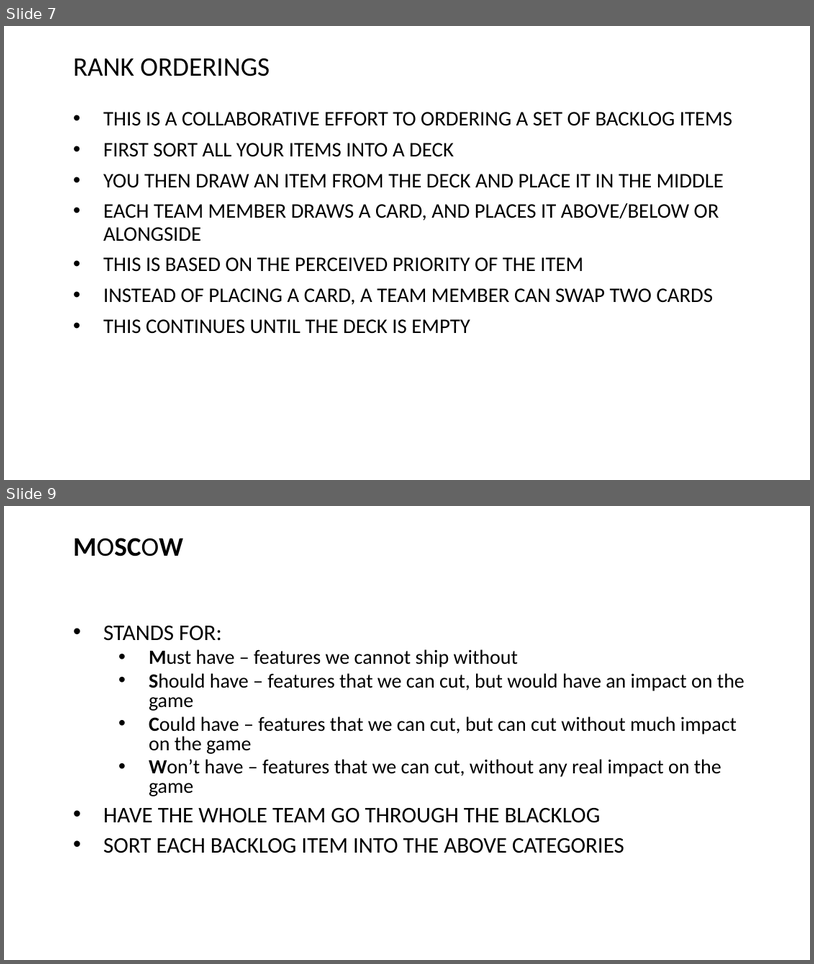
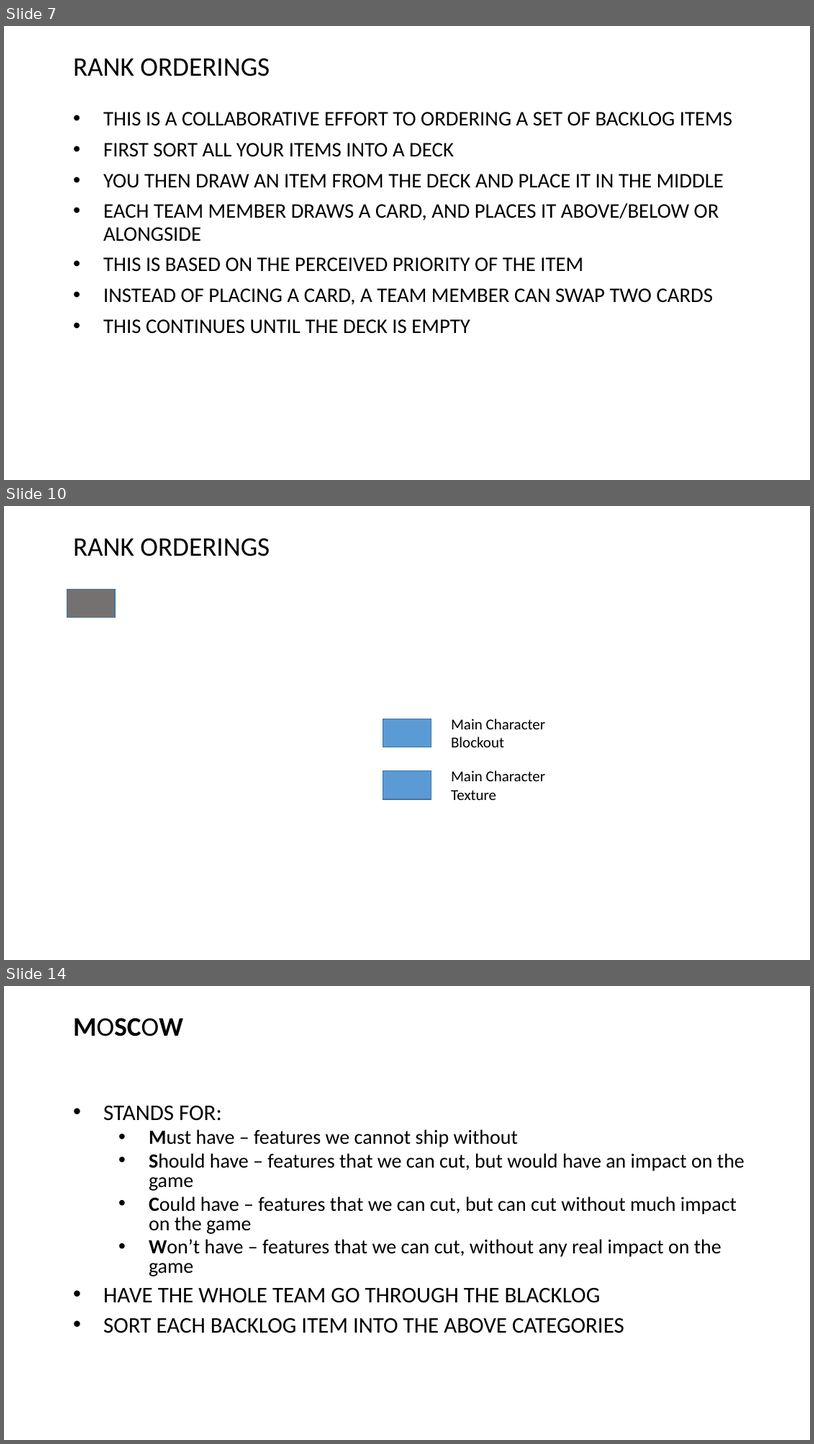
Before and after one commit to Falmouth-Games-Academy/ba-course-materials, a slide deck: GAM240/03/19-20-GAM240-Lecture-Planning.pptx. Shown one above the other, each under a label of ours: slides 7 and 9 before the commit, slides 7, 10 and 14 after it; the slides between them are not shown. The pictures are 814x964 and 814x1444 pixels, drawn with LibreOffice and Linux fonts; fonts in the diff are those of the drawing; background and template pictures are left out. Boxes give left, top, right and bottom in pixels: in the first picture for what was removed or moved away, otherwise in the second. Text is boxed around its words. In the diff, an @@ line names an element or a change of style, - is before the commit and + after.

```diff
--- a/GAM240/03/19-20-GAM240-Lecture-Planning.pptx
+++ b/GAM240/03/19-20-GAM240-Lecture-Planning.pptx
@@ slide 10 added at (4,506,810,960), background #FFFFFF @@
@@ text added at (73,538,270,556), 32 pt, text #000000 @@
+RANK ORDERINGS
@@ rectangle added at (67,590,115,618), fill #767171, outline #43739E 1 pt @@
@@ rectangle added at (383,719,431,747), fill #5B9BD5, outline #43739E 1 pt @@
@@ text added at (451,718,546,747), 18 pt, text #000000 @@
+Main Character
+Blockout
@@ rectangle added at (383,771,431,800), fill #5B9BD5, outline #43739E 1 pt @@
@@ text added at (451,770,546,800), 18 pt, text #000000 @@
+Main Character
+Texture
@@ what was slide 9 is now slide 14 @@
```
Also in this commit, not shown: 2 slides changed, 5 other slides added.
